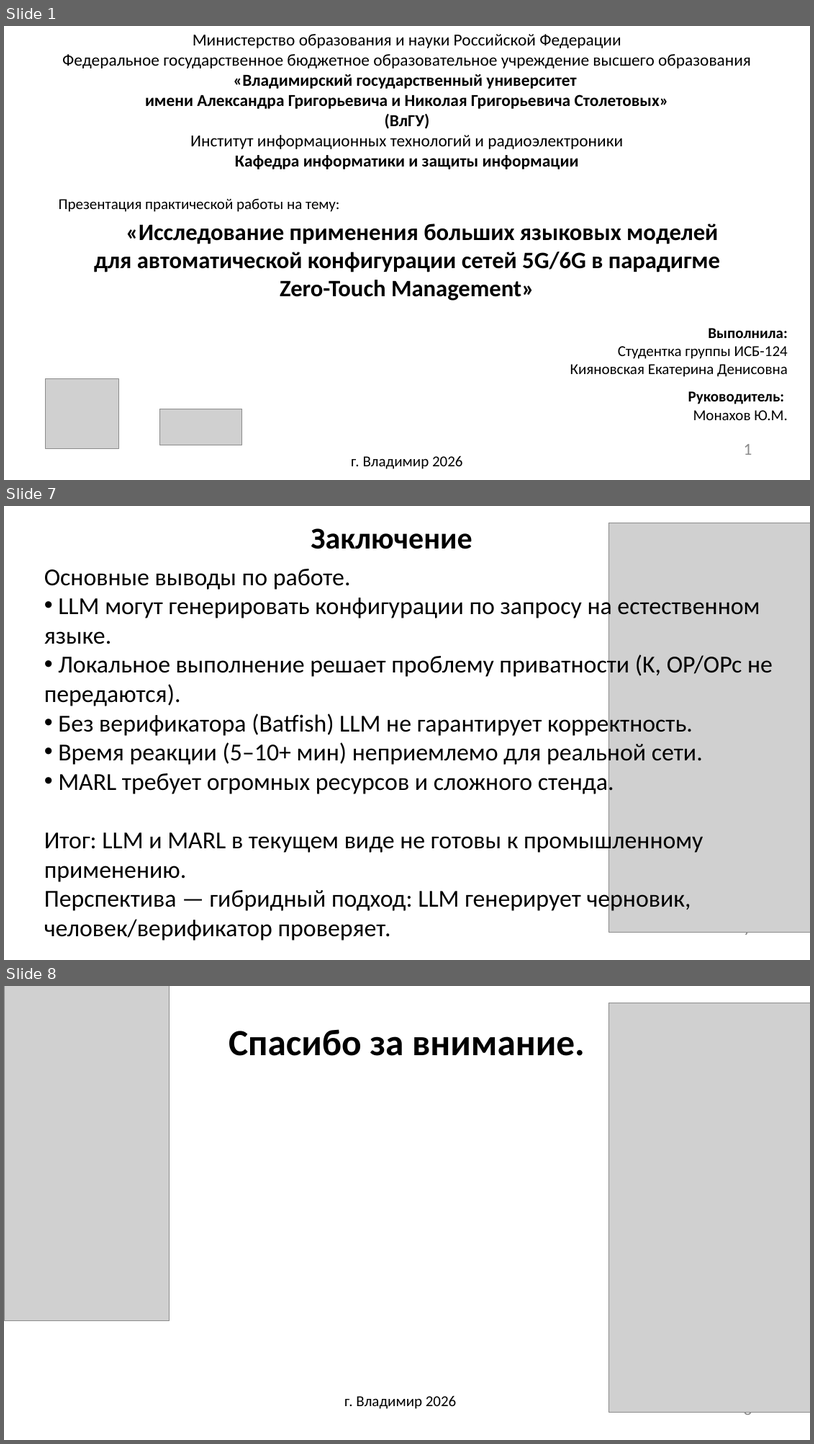
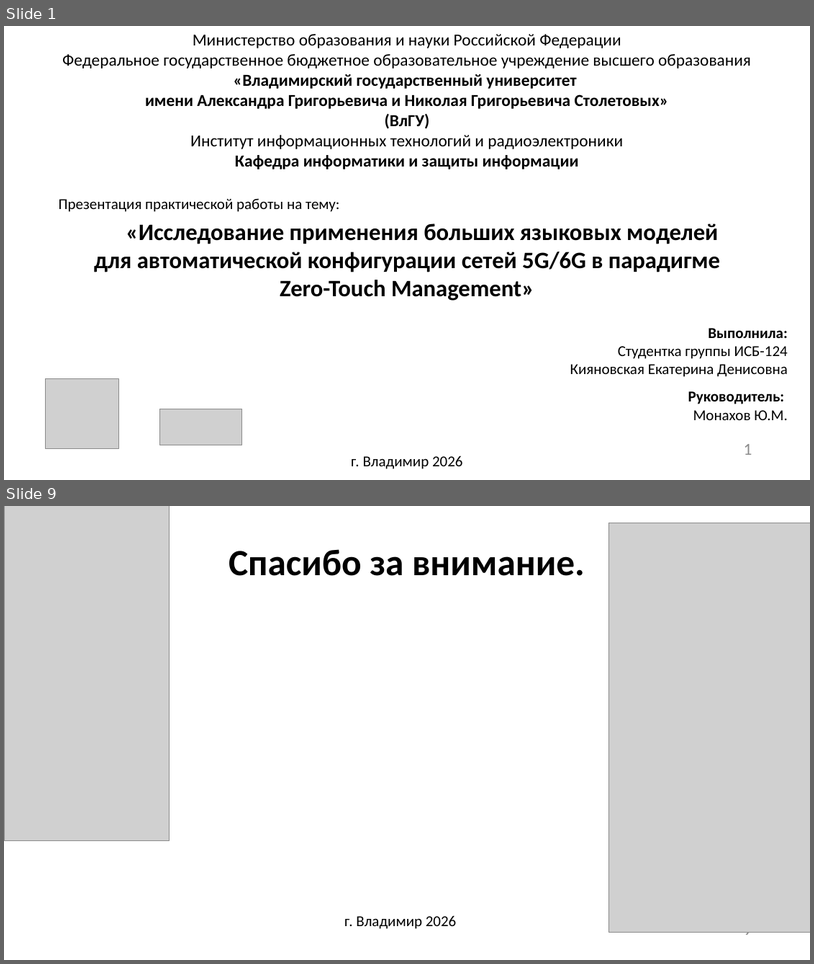
Before and after one commit to Katarsis435/Zero-Touch-Management, a slide deck: презентация.pptx. Shown one above the other, each under a label of ours: slides 1, 7 and 8 before the commit, slides 1 and 9 after it; the slides between them are not shown. The pictures are 814x1444 and 814x964 pixels, drawn with LibreOffice and Linux fonts; fonts in the diff are those of the drawing; grey boxes stand for pictures; background and template pictures are left out. Boxes give left, top, right and bottom in pixels: in the first picture for what was removed or moved away, otherwise in the second. Text is boxed around its words. In the diff, an @@ line names an element or a change of style, - is before the commit and + after.

```diff
--- a/презентация.pptx
+++ b/презентация.pptx
@@ slide 7 removed at box(4, 506, 810, 960), background picture (left out) @@
@@ picture removed at box(609, 523, 810, 932) @@
@@ text removed at box(311, 528, 472, 549) @@
-Заключение
@@ text removed at box(44, 569, 773, 940) @@
-Основные выводы по работе.
-• LLM могут генерировать конфигурации по запросу на естественном языке.
-• Локальное выполнение решает проблему приватности (K, OP/OPc не передаются).
-• Без верификатора (Batfish) LLM не гарантирует корректность.
-• Время реакции (5–10+ мин) неприемлемо для реальной сети.
-• MARL требует огромных ресурсов и сложного стенда.
-Итог: LLM и MARL в текущем виде не готовы к промышленному применению.
-Перспектива — гибридный подход: LLM генерирует черновик, человек/верификатор проверяет.
@@ page number removed at box(744, 932, 753, 939) @@
-7
@@ what was slide 8 is now slide 9 @@
@@ page number at box(744, 932, 753, 939): text changed @@
-8
+9
```
Also in this commit, not shown: 7 slides added, 5 other slides removed.
